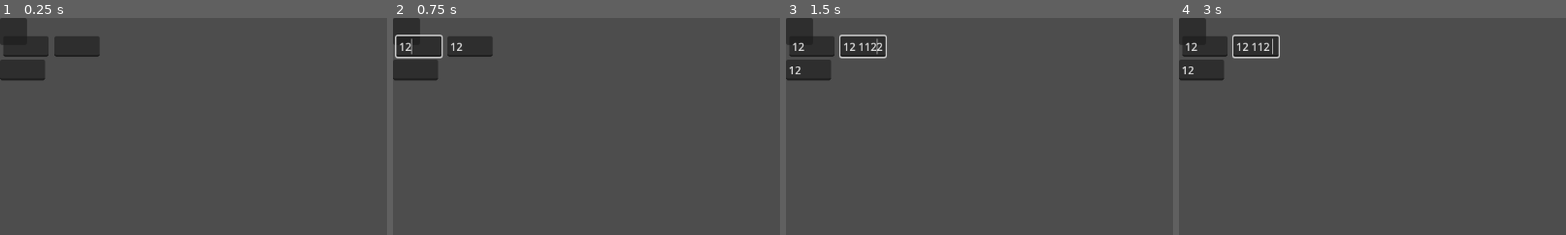
Above: before the commit, frames 1-4 (left to right).
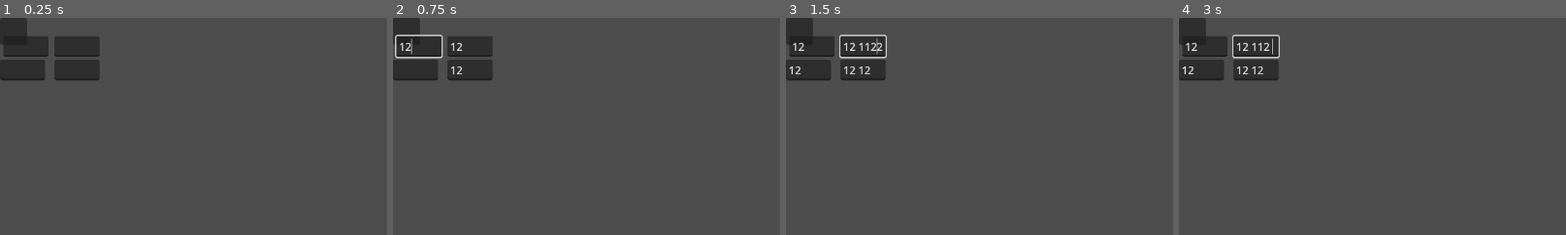
Above: after the commit, the same moments.

Repository: MoPaMo/NodeLineJS
Game: Godot game, scene res://control.tscn
Two runs of this game, one before a commit and one after it. Both use one fixed random seed, a clock stepped at 60 frames per second and the inputs below.
Inputs (mouse positions are % of the whole screen's width and height, from its top left):
- Up to frame 1 (0.25 s): no input
- Up to frame 2 (0.75 s): click (3, 7) at 0.52 s; type "12" at 0.6 s
- Up to frame 3 (1.5 s): click (3, 12) at 0.75 s; type "12" at 0.83 s; click (10, 7) at 0.98 s; type "12" at 1.07 s
- Up to frame 4 (3 s): tap Enter at 2 s; tap Space at 2.75 s
The pictures show only the part of the screen within x 0-50%, y 0-50%; the shares and areas given below are measured in that part.

The runs differ from the first frame. In frame 1, 1.1% of the frame differs, in the area x 14-26%, y 19-29%; in frame 2, 1.0%; in frame 3, 1.0%; in frame 4, 1.0%.

Commit message:
the default node can now handle a dynamic number of inputs/outputs

Diff:
--- a/default_node.gd
+++ b/default_node.gd
@@ -37,7 +37,6 @@
 func _recalculate() -> void:
 	# Assuming there's only one output LineEdit for simplicity
 	if output_boxes.size() > 0:
-		var line_edit_output = output_boxes[0].get_node("LineEdit")
 		var combined_text = ""
 
 		# Combine the texts of all input LineEdit nodes
@@ -46,4 +45,5 @@
 			combined_text += line_edit_input.text + " "
 
 		# Update the output LineEdit
-		line_edit_output.text = combined_text.strip_edges()
+		for line_edit_output in output_boxes:
+			line_edit_output.get_node("LineEdit").text = combined_text.strip_edges()
--- a/default_node.tscn
+++ b/default_node.tscn
@@ -50,3 +50,12 @@
 
 [node name="LineEdit" type="LineEdit" parent="VBoxContainer/InOutSection/Outs/HBoxContainer3"]
 layout_mode = 2
+
+[node name="HBoxContainer4" type="HBoxContainer" parent="VBoxContainer/InOutSection/Outs"]
+layout_mode = 2
+
+[node name="Label" type="Label" parent="VBoxContainer/InOutSection/Outs/HBoxContainer4"]
+layout_mode = 2
+
+[node name="LineEdit" type="LineEdit" parent="VBoxContainer/InOutSection/Outs/HBoxContainer4"]
+layout_mode = 2
